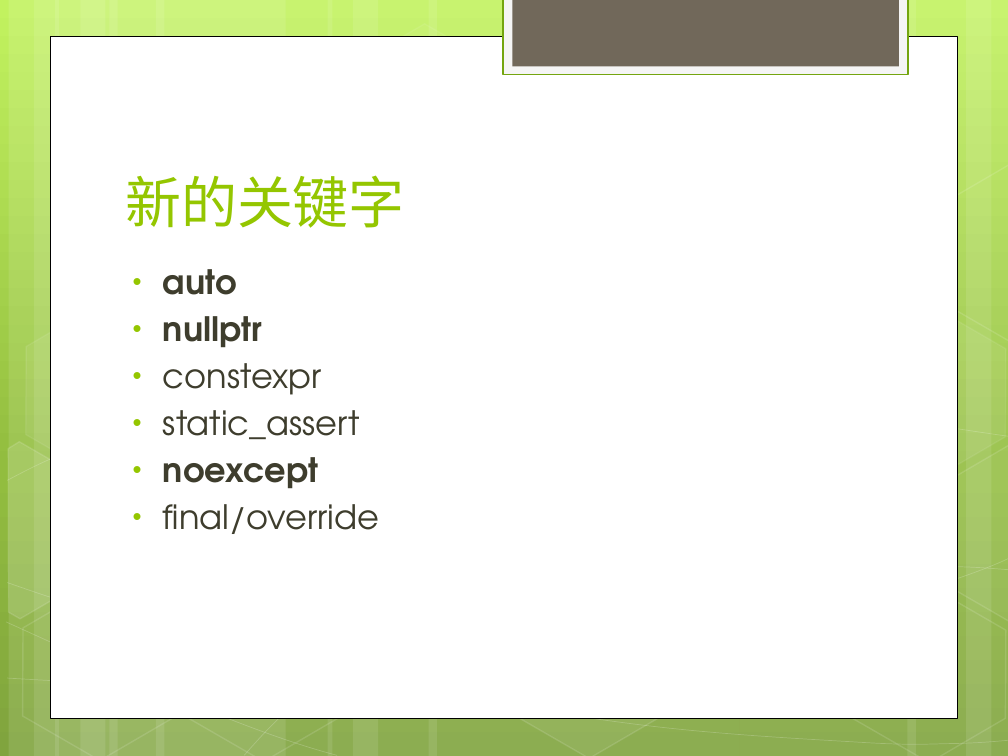
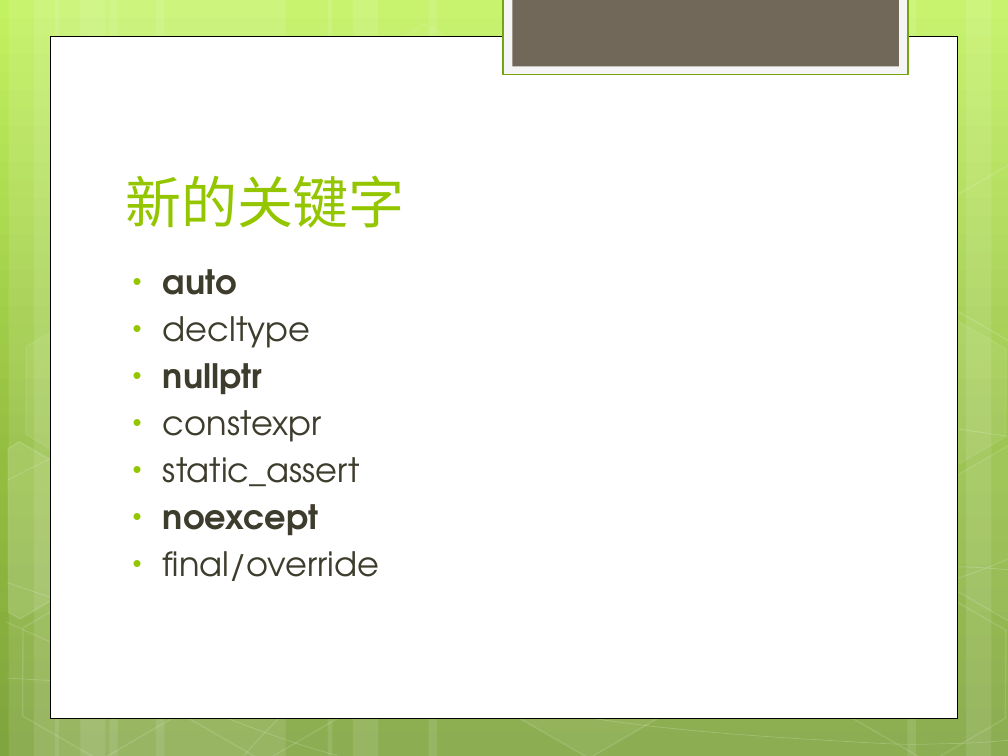
Before and after one commit to war10ck-efz/cpplearning, a slide deck: slide 18 of doc/c++11learning.pptx (slide 19 before the commit). Drawn at 1008x756 pixels with LibreOffice and Linux fonts; fonts in the diff are those of the drawing. Boxes give left, top, right and bottom in pixels: in the first picture for what was removed or moved away, otherwise in the second. Text is boxed around its words. In the diff, an @@ line names an element or a change of style, - is before the commit and + after.

```diff
--- a/doc/c++11learning.pptx
+++ b/doc/c++11learning.pptx
@@ text at (x1=163, y1=316, x2=310, y2=348): paragraph added @@
+• decltype
```
Also in this commit, not shown: 5 other slides changed, 3 slides added, 4 slides removed.
